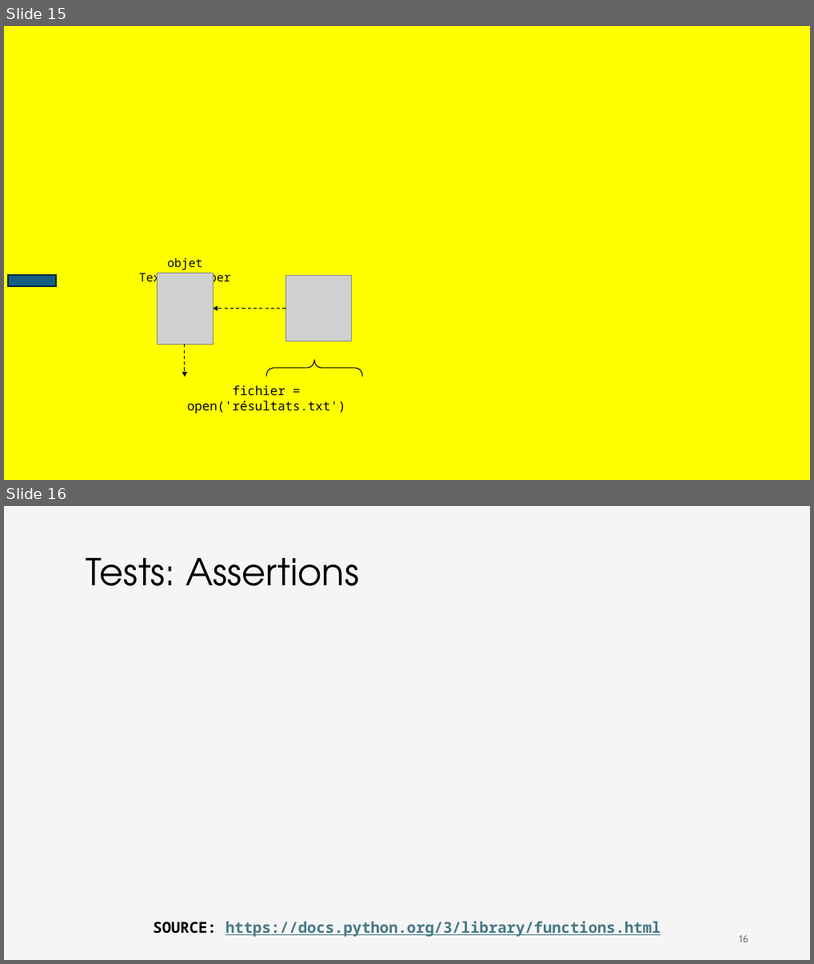
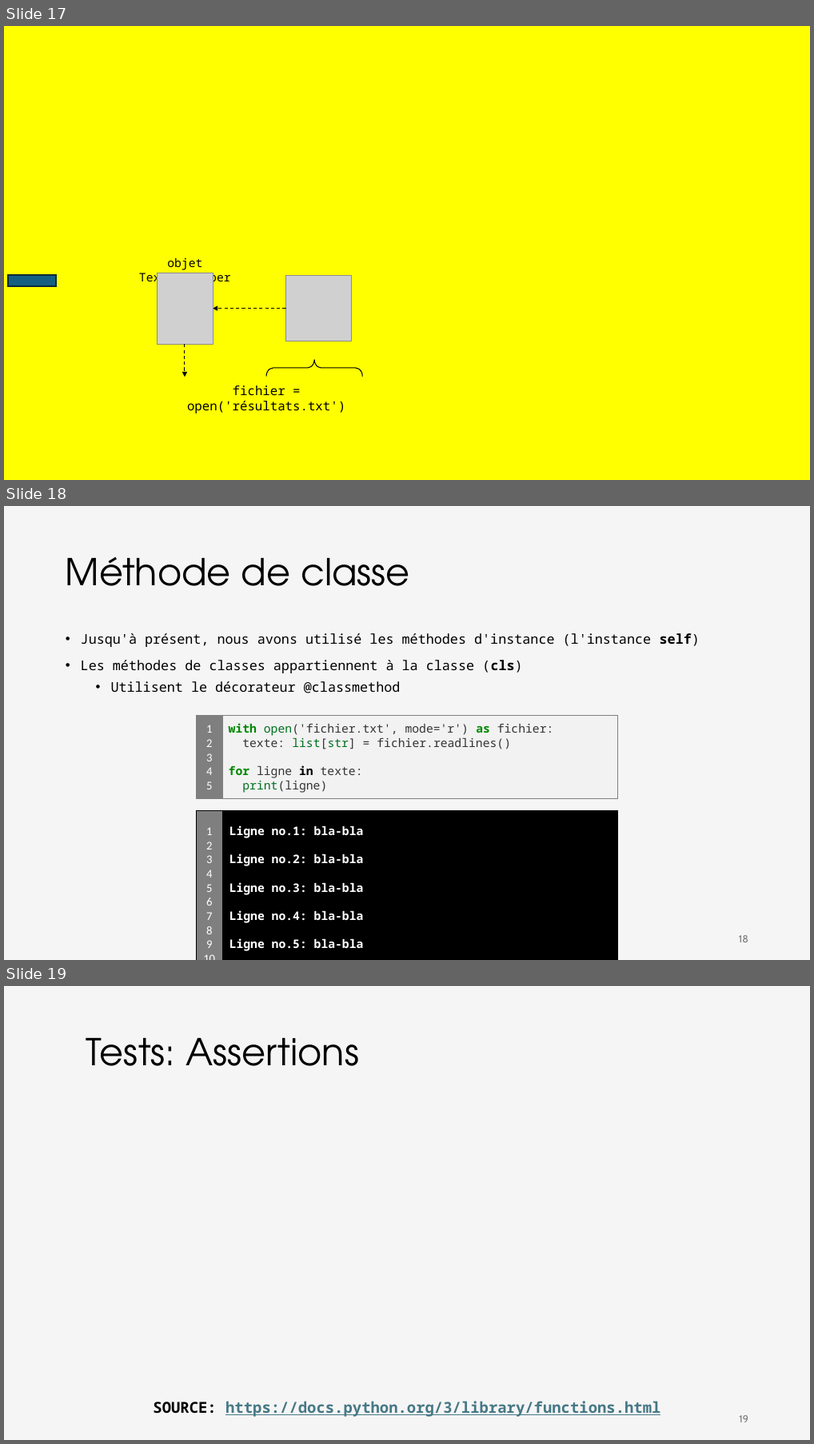
Before and after one commit to iannickgagnon/sagedays_iannick_2026, a slide deck: python_2/presentation_python_2.pptx. Shown one above the other, each under a label of ours: slides 15 and 16 before the commit, slides 17, 18 and 19 after it. The pictures are 814x964 and 814x1444 pixels, drawn with LibreOffice and Linux fonts; fonts in the diff are those of the drawing; grey boxes stand for pictures. Boxes give left, top, right and bottom in pixels: in the first picture for what was removed or moved away, otherwise in the second. Text is boxed around its words. In the diff, an @@ line names an element or a change of style, - is before the commit and + after.

```diff
--- a/python_2/presentation_python_2.pptx
+++ b/python_2/presentation_python_2.pptx
@@ slide 18 added at (x1=4, y1=506, x2=810, y2=960), background #F5F5F5 @@
@@ title added at (x1=66, y1=557, x2=410, y2=586), 44 pt, text #000000 @@
+Méthode de classe
@@ text added at (x1=81, y1=633, x2=700, y2=693), 16 pt, text #000000 @@
+• Jusqu'à présent, nous avons utilisé les méthodes d'instance (l'instance self)
+• Les méthodes de classes appartiennent à la classe (cls)
+  • Utilisent le décorateur @classmethod
@@ rectangle added at (x1=196, y1=716, x2=222, y2=799), fill #7F7F7F, outline #7F7F7F 1 pt, 14 pt, text #FFFFFF @@
+1
+2
+3
+4
+5
@@ rectangle added at (x1=222, y1=716, x2=618, y2=799), fill #F2F2F2, outline #7F7F7F 1 pt, 14 pt, text #333333 @@
+with open('fichier.txt', mode='r') as fichier:
+texte: list[str] = fichier.readlines()
+for ligne in texte:
+print(ligne)
@@ rectangle added at (x1=196, y1=811, x2=222, y2=960), fill #7F7F7F, outline #000000 1 pt, 14 pt, text #FFFFFF @@
+1
+2
+3
+4
+5
+6
+7
+8
+9
+10
@@ rectangle added at (x1=223, y1=811, x2=618, y2=960), fill #000000, outline #000000 1 pt, 14 pt, text #FFFFFF, bold @@
+Ligne no.1: bla-bla
+Ligne no.2: bla-bla
+Ligne no.3: bla-bla
+Ligne no.4: bla-bla
+Ligne no.5: bla-bla
@@ page number added at (x1=739, y1=935, x2=749, y2=942), 12 pt, text #797979 @@
+18
@@ what was slide 15 is now slide 17 @@
@@ what was slide 16 is now slide 19 @@
@@ page number at (x1=739, y1=1415, x2=749, y2=1422): text changed @@
-16
+19
```
Also in this commit, not shown: 2 slides changed, 2 other slides added.
